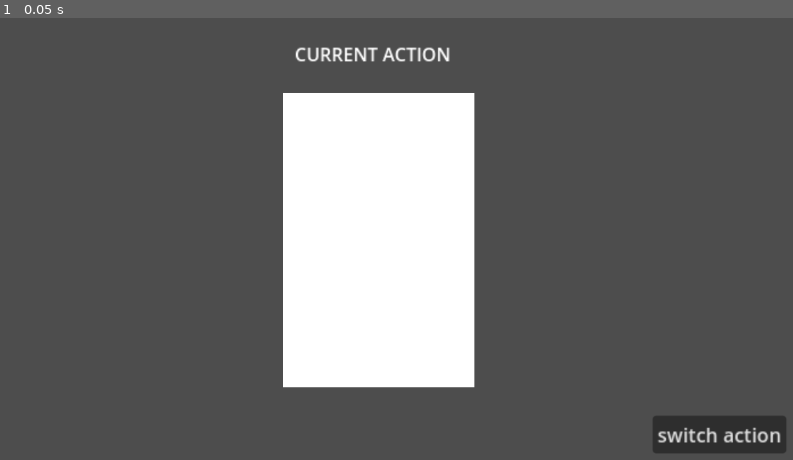
Above: before the commit, frame 1.
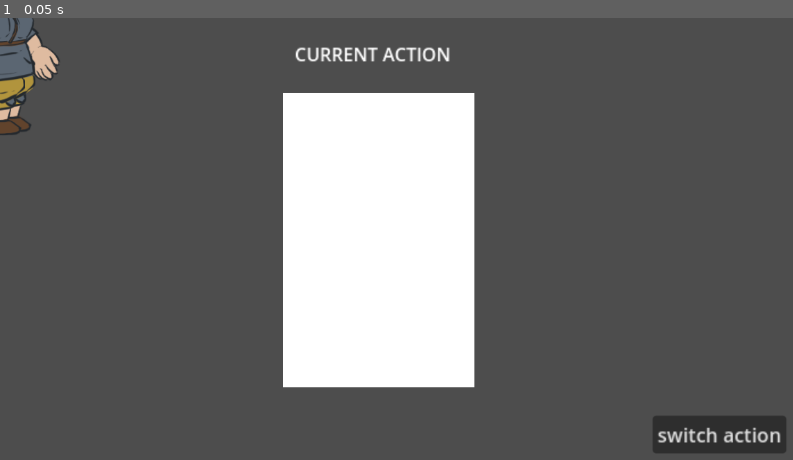
Above: after the commit, the same moment.

Repository: Bee-Have/visual_entity_component
Game: Godot game, scene res://main/main.tscn
Two runs of this game, one before a commit and one after it. Both use one fixed random seed, a clock stepped at 60 frames per second and the inputs below. The project has no main scene, so this scene is started directly.
Inputs:
- Up to frame 1 (0.05 s): no input

The runs differ from the first frame. In frame 1, 1.1% of the frame differs, in the area x 0-8%, y 0-27%.

Commit message:
✨🚧 made new dwarf sprite group, but not separate scene yet

Diff:
--- a/main/main.tscn
+++ b/main/main.tscn
@@ -1,6 +1,43 @@
-[gd_scene load_steps=2 format=3 uid="uid://cceaev3bxp6ob"]
+[gd_scene load_steps=12 format=3 uid="uid://cceaev3bxp6ob"]
 
 [ext_resource type="Script" uid="uid://dxvum115lihu" path="res://main/coodinator.gd" id="1_ig7tw"]
+[ext_resource type="Texture2D" uid="uid://onp5be825gnv" path="res://entities/dwarfs/fighter/hammer/dwarf_fighter_hammer.png" id="2_pjrb6"]
+
+[sub_resource type="AtlasTexture" id="AtlasTexture_67ri8"]
+atlas = ExtResource("2_pjrb6")
+region = Rect2(11.0712, 16.5249, 49.6271, 67.3388)
+
+[sub_resource type="AtlasTexture" id="AtlasTexture_grrlh"]
+atlas = ExtResource("2_pjrb6")
+region = Rect2(89.3965, 22.7194, 48.382, 57.5548)
+
+[sub_resource type="AtlasTexture" id="AtlasTexture_0i4oc"]
+atlas = ExtResource("2_pjrb6")
+region = Rect2(5.62794, 95.61, 44.3964, 51.3605)
+
+[sub_resource type="AtlasTexture" id="AtlasTexture_c651c"]
+atlas = ExtResource("2_pjrb6")
+region = Rect2(306.357, 10.8691, 135.257, 114.188)
+
+[sub_resource type="AtlasTexture" id="AtlasTexture_kfbq2"]
+atlas = ExtResource("2_pjrb6")
+region = Rect2(24.0654, 308.489, 56.4757, 54.3174)
+
+[sub_resource type="AtlasTexture" id="AtlasTexture_3wy1v"]
+atlas = ExtResource("2_pjrb6")
+region = Rect2(21.2987, 192.085, 83.5018, 87.5099)
+
+[sub_resource type="AtlasTexture" id="AtlasTexture_4dugh"]
+atlas = ExtResource("2_pjrb6")
+region = Rect2(16.1951, 390.868, 58.5423, 26.1155)
+
+[sub_resource type="AtlasTexture" id="AtlasTexture_pjrb6"]
+atlas = ExtResource("2_pjrb6")
+region = Rect2(163.719, 127.268, 100.706, 75.5778)
+
+[sub_resource type="AtlasTexture" id="AtlasTexture_xwkvk"]
+atlas = ExtResource("2_pjrb6")
+region = Rect2(163.165, 7.45227, 100.803, 87.7683)
 
 [node name="Main" type="Node2D"]
 script = ExtResource("1_ig7tw")
@@ -27,3 +64,68 @@
 offset_right = 448.0
 offset_bottom = 148.0
 scale = Vector2(6.90528, 10.6219)
+
+[node name="Hammer" type="Node2D" parent="."]
+
+[node name="ArmLeft" type="Sprite2D" parent="Hammer"]
+position = Vector2(20.5, 0.5)
+scale = Vector2(-1, 1)
+texture = SubResource("AtlasTexture_67ri8")
+
+[node name="ForearmLeft" type="Sprite2D" parent="Hammer"]
+position = Vector2(37, 36)
+rotation = 2.70429
+scale = Vector2(1, -1)
+texture = SubResource("AtlasTexture_grrlh")
+
+[node name="HandLeft" type="Sprite2D" parent="Hammer"]
+position = Vector2(63, 65)
+rotation = -0.75627
+texture = SubResource("AtlasTexture_0i4oc")
+
+[node name="Head" type="Sprite2D" parent="Hammer"]
+position = Vector2(-1, -83)
+texture = SubResource("AtlasTexture_c651c")
+
+[node name="ForelegLeft" type="Sprite2D" parent="Hammer"]
+position = Vector2(10.5, 126.5)
+texture = SubResource("AtlasTexture_kfbq2")
+
+[node name="ThighLeft" type="Sprite2D" parent="Hammer"]
+position = Vector2(9.5, 77.5)
+texture = SubResource("AtlasTexture_3wy1v")
+
+[node name="FootLeft" type="Sprite2D" parent="Hammer"]
+position = Vector2(17.5, 152.5)
+texture = SubResource("AtlasTexture_4dugh")
+
+[node name="ForelegRight" type="Sprite2D" parent="Hammer"]
+position = Vector2(-4, 131)
+texture = SubResource("AtlasTexture_kfbq2")
+
+[node name="ThighRight" type="Sprite2D" parent="Hammer"]
+position = Vector2(-5, 82)
+texture = SubResource("AtlasTexture_3wy1v")
+
+[node name="FootRight" type="Sprite2D" parent="Hammer"]
+position = Vector2(3, 157)
+texture = SubResource("AtlasTexture_4dugh")
+
+[node name="Hips" type="Sprite2D" parent="Hammer"]
+position = Vector2(1, 55)
+texture = SubResource("AtlasTexture_pjrb6")
+
+[node name="Torso" type="Sprite2D" parent="Hammer"]
+texture = SubResource("AtlasTexture_xwkvk")
+
+[node name="HandRight" type="Sprite2D" parent="Hammer"]
+position = Vector2(-52, 86)
+texture = SubResource("AtlasTexture_0i4oc")
+
+[node name="ForearmRight" type="Sprite2D" parent="Hammer"]
+position = Vector2(-40, 47)
+texture = SubResource("AtlasTexture_grrlh")
+
+[node name="ArmRight" type="Sprite2D" parent="Hammer"]
+position = Vector2(-29, 7)
+texture = SubResource("AtlasTexture_67ri8")
